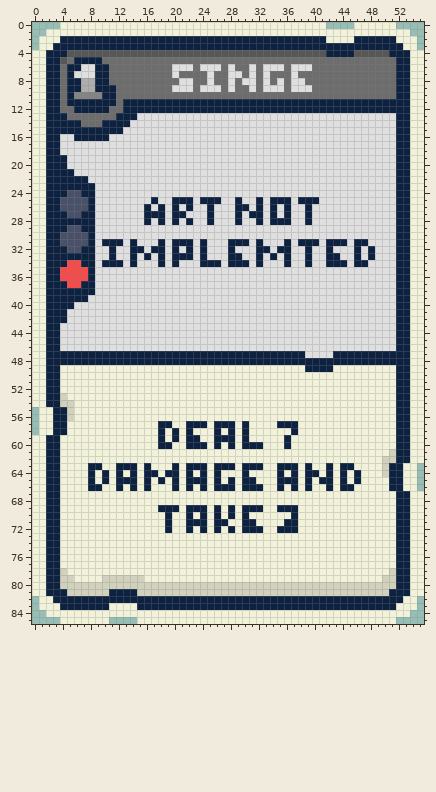
File history of a sprite sheet, Art/Cards/011 Singe.png. That is the earlier state.
The file is 56x86 pixels. Colours within 5 levels of each other are drawn and written as one.
Once edited:
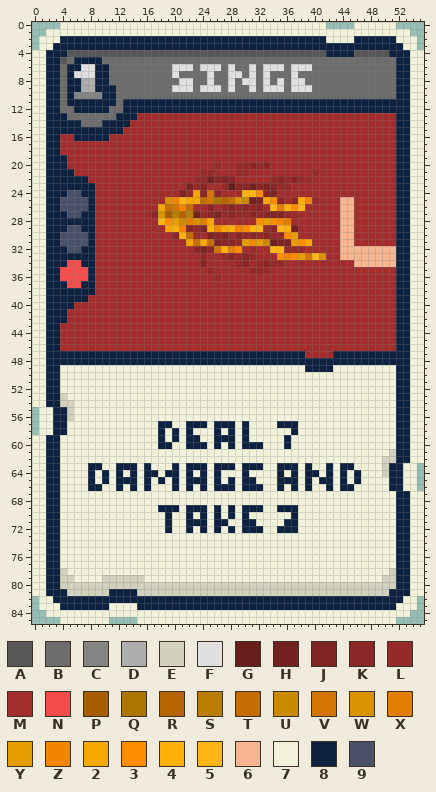
Palette (. is transparent): A #575757  B #6d6d6d  C #848484  D #adadad  E #d1d1bd  F #dfdfdf  G #661e1d  H #722120  J #7e2423  K #8a2726  L #962a29  M #a32c2c  N #f64b4b  P #a65c00  Q #ab7500  R #b56400  S #ba7f00  T #c46d00  U #c98a00  V #d37500  W #d89400  X #e27d00  Y #e79e00  Z #f18500  2 #f6a800  3 #ff8d01  4 #ffb006  5 #ffb515  6 #f8b690  7 #f2f2da  8 #0d2140  9 #495169
What changed:
y 13: x 15..51 FFFFFFFFFFFFFFFFFFFFFFFFFFFFFFFFFFFFF -> MMMMMMMMMMMMMMMMMMMMMMMMMMMMMMMMMMMMM
y 14: x 14..51 FFFFFFFFFFFFFFFFFFFFFFFFFFFFFFFFFFFFFF -> MMMMMMMMMMMMMMMMMMMMMMMMMMMMMMMMMMMMMM
y 15: x 13..51 FFFFFFFFFFFFFFFFFFFFFFFFFFFFFFFFFFFFFFF -> MMMMMMMMMMMMMMMMMMMMMMMMMMMMMMMMMMMMMMM
y 16: x 4..5 FF -> MM; x 11..51 FFFFFFFFFFFFFFFFFFFFFFFFFFFFFFFFFFFFFFFFF -> MMMMMMMMMMMMMMMMMMMMMMMMMMMMMMMMMMMMMMMMM
y 17..18: x 4..51 FFFFFFFFFFFFFFFFFFFFFFFFFFFFFFFFFFFFFFFFFFFFFFFF -> MMMMMMMMMMMMMMMMMMMMMMMMMMMMMMMMMMMMMMMMMMMMMMMM
y 19: x 5..51 FFFFFFFFFFFFFFFFFFFFFFFFFFFFFFFFFFFFFFFFFFFFFFF -> MMMMMMMMMMMMMMMMMMMMMMMMMMMMMMMMMMMMMMMMMMMMMMM
y 20: x 5..51 FFFFFFFFFFFFFFFFFFFFFFFFFFFFFFFFFFFFFFFFFFFFFFF -> MMMMMMMMMMMMMMMMMMMMMLMMLLKLKMMMMMMMMMMMMMMMMMM
y 21: x 6..51 FFFFFFFFFFFFFFFFFFFFFFFFFFFFFFFFFFFFFFFFFFFFFF -> MMMMMMMMMMMMMMMMMMLLMMMLLMMMMMMMMMLMMMMMMMMMMM
y 22: x 8..51 FFFFFFFFFFFFFFFFFFFFFFFFFFFFFFFFFFFFFFFFFFFF -> MMMMMMMMMMMMMMMLLHKJKMMMMMLKLKLLMMMMMMMMMMMM
y 23: x 9..51 FFFFFFFFFFFFFFFFFFFFFFFFFFFFFFFFFFFFFFFFFFF -> MMMMMMMMMMMMMJLKMMLGKKHKJKLLMMMMMMMMMMMMMMM
y 24: x 9..51 FFFFFFFFFFFFFFFFFFFFFFFFFFFFFFFFFFFFFFFFFFF -> MMMMMMMMMMMMJL2KVKMMM553KJMMMMMMMMMMMMMMMMM
y 25: x 9..51 FFFFFFFF8FF888F888FF8FF8F888F888FFFFFFFFFFF -> MMMMMMMMMMWZ522TVQRTWUHJ23KMK4ZLMMM66MMMMMM
y 26: x 9..51 FFFFFFF8F8F8F8FF8FFF88F8F8F8FF8FFFFFFFFFFFF -> MMMMMMMMM2TVZTMMKMLKLKLKM5X435MMMMM66MMMMMM
y 27: x 9..51 FFFFFFF888F88FFF8FFF8F88F8F8FF8FFFFFFFFFFFF -> MMMMMMMMKWPSRSHLKJLKLLKLKJJLLMMMMMM66MMMMMM
y 28: x 9..51 FFFFFFF8F8F8F8FF8FFF8FF8F888FF8FFFFFFFFFFFF -> MMMMMMMMM53YUXWX2MMMMMM3Y3ZXMMMMMMM66MMMMMM
y 29: x 9..51 FFFFFFFFFFFFFFFFFFFFFFFFFFFFFFFFFFFFFFFFFFF -> MMMMMMMMMM24ZKLJ4Z24Z355LK54HMMMMMM66MMMMMM
y 30: x 9..51 FFFFFFFFFFFFFFFFFFFFFFFFFFFFFFFFFFFFFFFFFFF -> MMMMMMMMMMMK4TLMJKJLKLKLKLL3YMMMMMM66MMMMMM
y 31: x 9..51 F888F8FFF8F888F8FFF888F8FFF8F888F888F88FFFF -> MMMMMMMMMMMMM2T2TJKKLYZYUHJJY32MMMM66MMMMMM
y 32: x 9..51 FF8FF88F88F8F8F8FFF8FFF88F88FF8FF8FFF8F8FFF -> MMMMMMMMMMMMMMKJKV4X3MLMM55LLLMMMMM66666666
y 33: x 9..51 FF8FF8F8F8F888F8FFF88FF8F8F8FF8FF88FF8F8FFF -> MMMMMMMMMMMMMMMLMMLKLKLMMM3Z3YV5WMM66666666
y 34: x 9..51 F888F8FFF8F8FFF888F888F8FFF8FF8FF888F88FFFF -> MMMMMMMMMMMMMMMKMMMMLKMLKLLMMMMMMMMMM666666
y 35: x 9..51 FFFFFFFFFFFFFFFFFFFFFFFFFFFFFFFFFFFFFFFFFFF -> MMMMMMMMMMMMMMMMLMMMMMLLLMMMMMMMMMMMMMMMMMM
y 36: x 9..51 FFFFFFFFFFFFFFFFFFFFFFFFFFFFFFFFFFFFFFFFFFF -> MMMMMMMMMMMMMMMMMLMMMMMMMMMMMMMMMMMMMMMMMMM
y 37..38: x 9..51 FFFFFFFFFFFFFFFFFFFFFFFFFFFFFFFFFFFFFFFFFFF -> MMMMMMMMMMMMMMMMMMMMMMMMMMMMMMMMMMMMMMMMMMM
y 39: x 8..51 FFFFFFFFFFFFFFFFFFFFFFFFFFFFFFFFFFFFFFFFFFFF -> MMMMMMMMMMMMMMMMMMMMMMMMMMMMMMMMMMMMMMMMMMMM
y 40: x 6..51 FFFFFFFFFFFFFFFFFFFFFFFFFFFFFFFFFFFFFFFFFFFFFF -> MMMMMMMMMMMMMMMMMMMMMMMMMMMMMMMMMMMMMMMMMMMMMM
y 41..42: x 5..51 FFFFFFFFFFFFFFFFFFFFFFFFFFFFFFFFFFFFFFFFFFFFFFF -> MMMMMMMMMMMMMMMMMMMMMMMMMMMMMMMMMMMMMMMMMMMMMMM
y 43..46: x 4..51 FFFFFFFFFFFFFFFFFFFFFFFFFFFFFFFFFFFFFFFFFFFFFFFF -> MMMMMMMMMMMMMMMMMMMMMMMMMMMMMMMMMMMMMMMMMMMMMMMM
y 47: x 39..42 FFFF -> MMMM
